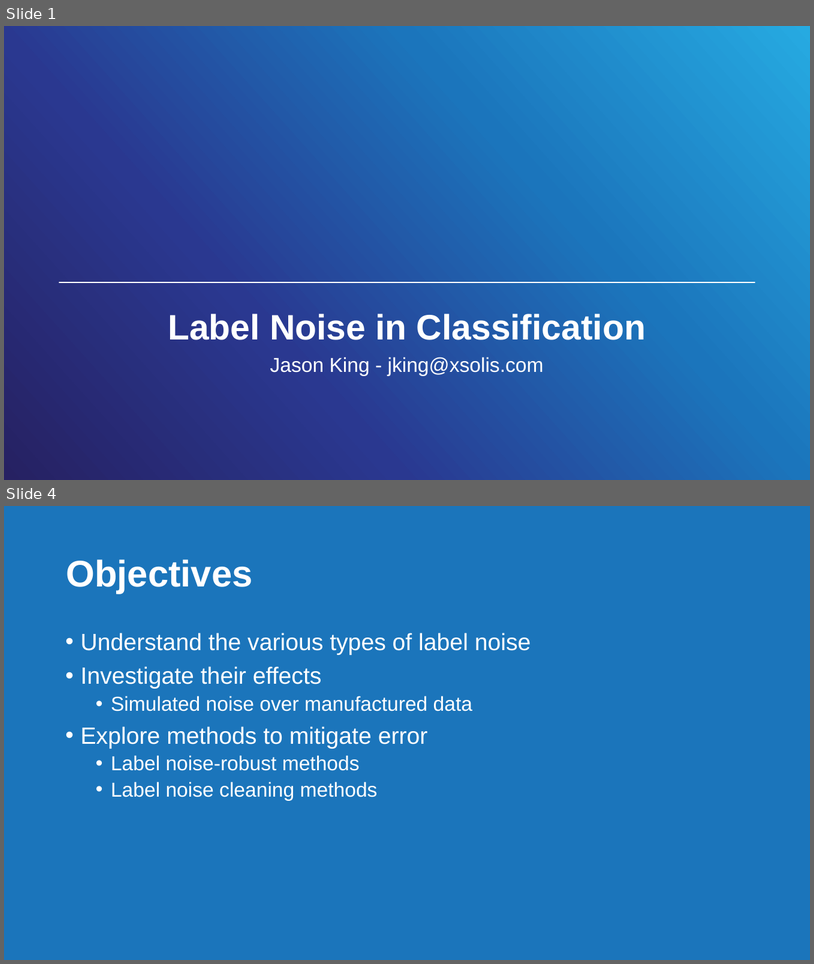
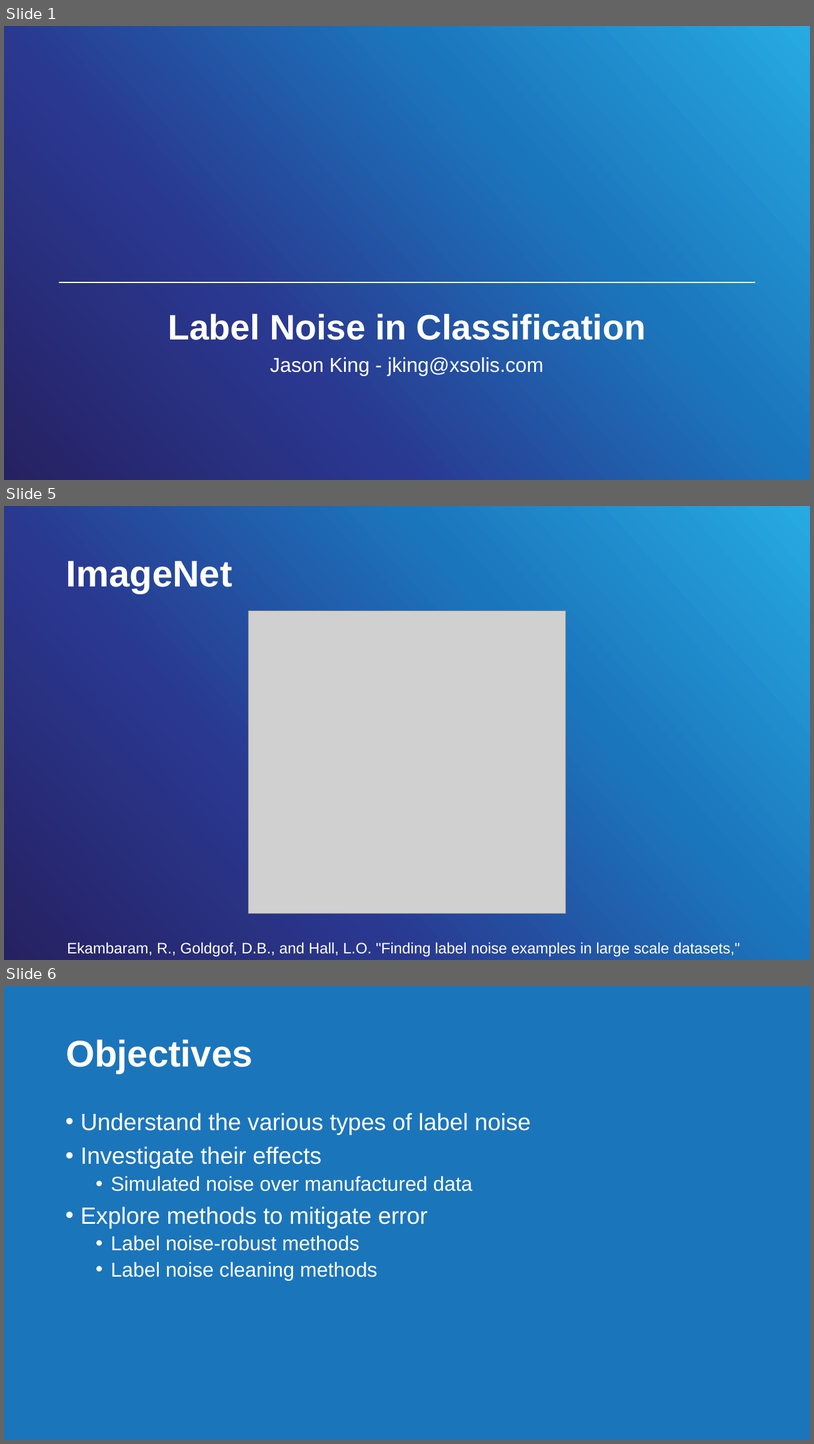
Before and after one commit to jkingphd/label_noise, a slide deck: ntc_analytics_summit_king.pptx. Shown one above the other, each under a label of ours: slides 1 and 4 before the commit, slides 1, 5 and 6 after it; the slides between them are not shown. The pictures are 814x964 and 814x1444 pixels, drawn with LibreOffice and Linux fonts; fonts in the diff are those of the drawing; grey boxes stand for pictures; background and template pictures are left out. Boxes give left, top, right and bottom in pixels: in the first picture for what was removed or moved away, otherwise in the second. Text is boxed around its words. In the diff, an @@ line names an element or a change of style, - is before the commit and + after.

```diff
--- a/ntc_analytics_summit_king.pptx
+++ b/ntc_analytics_summit_king.pptx
@@ slide 5 added at (4, 506, 810, 960), background gradient #262162 to #2A3890 to #1B75BC to #26AAE1 @@
@@ title added at (66, 561, 232, 593), 44 pt, text #FFFFFF, bold @@
+ImageNet
@@ picture added at (248, 610, 566, 913) @@
@@ text added at (67, 942, 740, 957), 18 pt, text #FFFFFF @@
+Ekambaram, R., Goldgof, D.B., and Hall, L.O. "Finding label noise examples in large scale datasets,"
@@ what was slide 4 is now slide 6 @@
```
Also in this commit, not shown: 2 slides changed, 43 other slides added, 4 slides removed, 6 other files.
